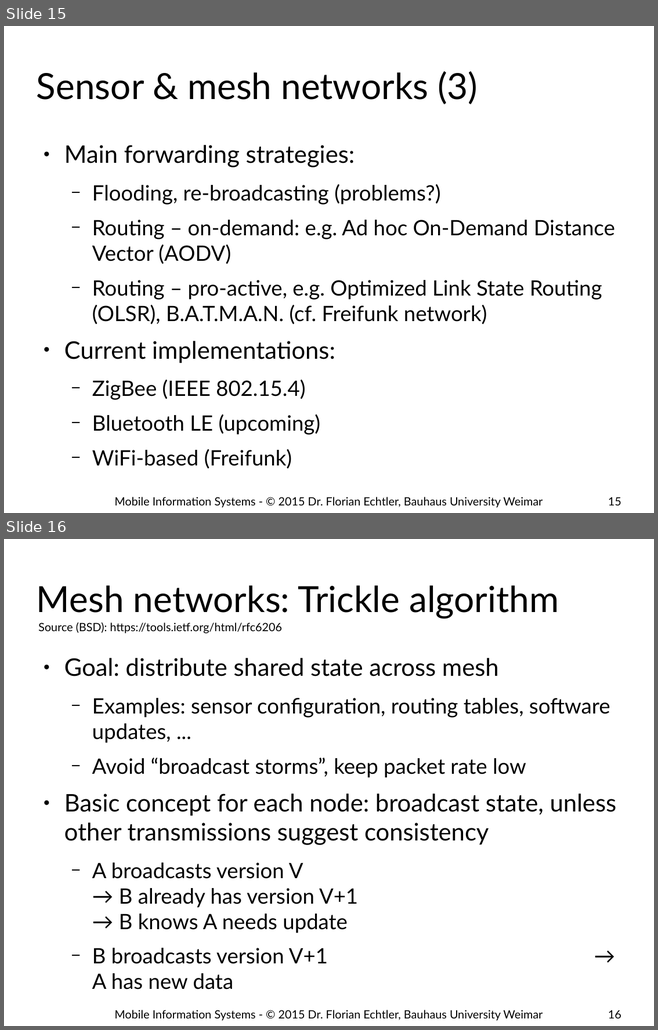
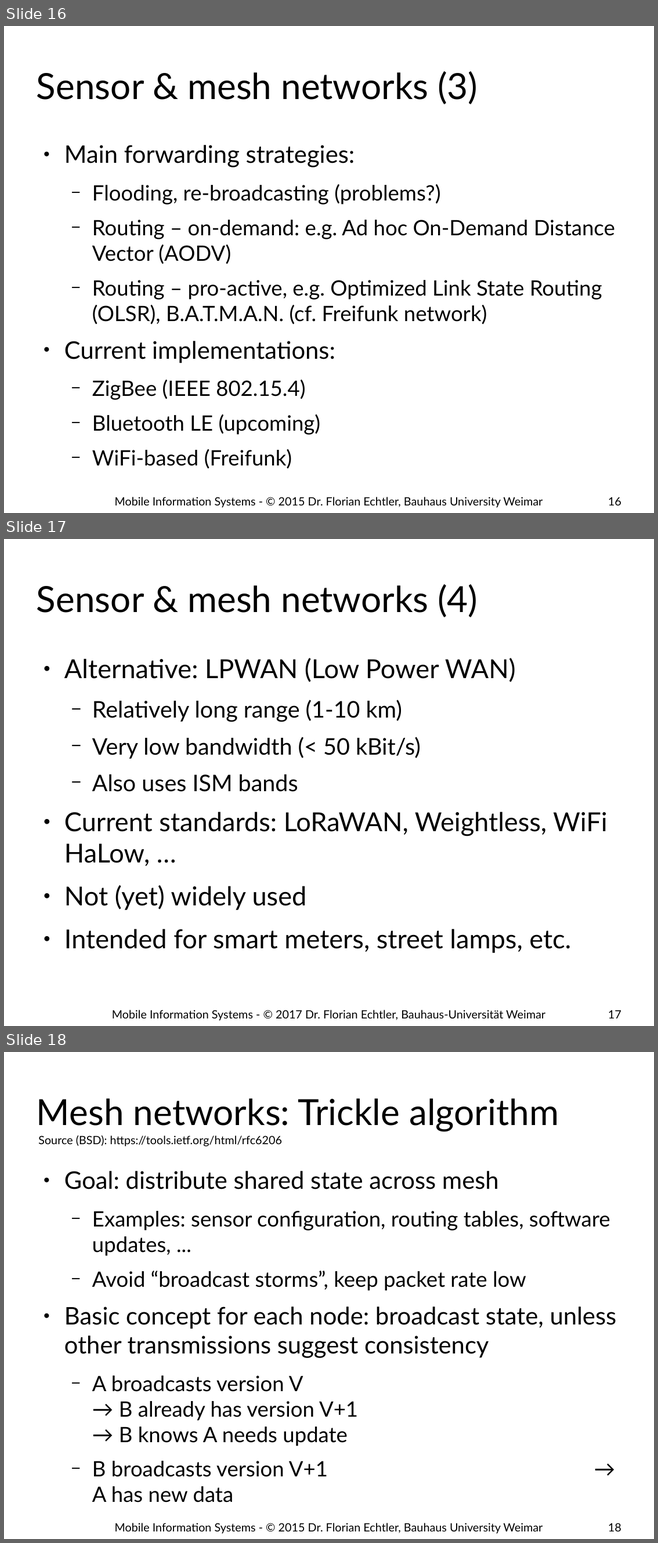
Before and after one commit to floe/mobile-information-systems, a slide deck: 08-ubicomp-iot.odp. Shown one above the other, each under a label of ours: slides 15 and 16 before the commit, slides 16, 17 and 18 after it. The pictures are 658x1030 and 658x1543 pixels, drawn with LibreOffice and Linux fonts; fonts in the diff are those of the drawing; background and template pictures are left out. Boxes give left, top, right and bottom in pixels: in the first picture for what was removed or moved away, otherwise in the second. Text is boxed around its words. In the diff, an @@ line names an element or a change of style, - is before the commit and + after.

```diff
--- a/08-ubicomp-iot.odp
+++ b/08-ubicomp-iot.odp
@@ slide 17 added at (4, 539, 654, 1026), background #FFFFFF @@
@@ title added at (36, 584, 477, 617), 44 pt, text #000000 @@
+Sensor & mesh networks (4)
@@ text added at (64, 658, 607, 953), 32 pt, text #000000 @@
+● Alternative: LPWAN (Low Power WAN)
+  − Relatively long range (1-10 km)
+  − Very low bandwidth (< 50 kBit/s)
+  − Also uses ISM bands
+● Current standards: LoRaWAN, Weightless, WiFi HaLow, …
+● Not (yet) widely used
+● Intended for smart meters, street lamps, etc.
@@ text added at (112, 1010, 545, 1021), 14 pt, text #000000 @@
+Mobile Information Systems - © 2017 Dr. Florian Echtler, Bauhaus-Universität Weimar
@@ page number added at (608, 1010, 621, 1019), 14 pt, text #000000 @@
+17
@@ what was slide 15 is now slide 16 @@
@@ page number at (608, 497, 621, 506): text changed @@
-15
+16
@@ what was slide 16 is now slide 18 @@
@@ page number at (608, 1523, 621, 1532): text changed @@
-16
+18
```
Also in this commit, not shown: 4 slides changed, 2 other slides added.
